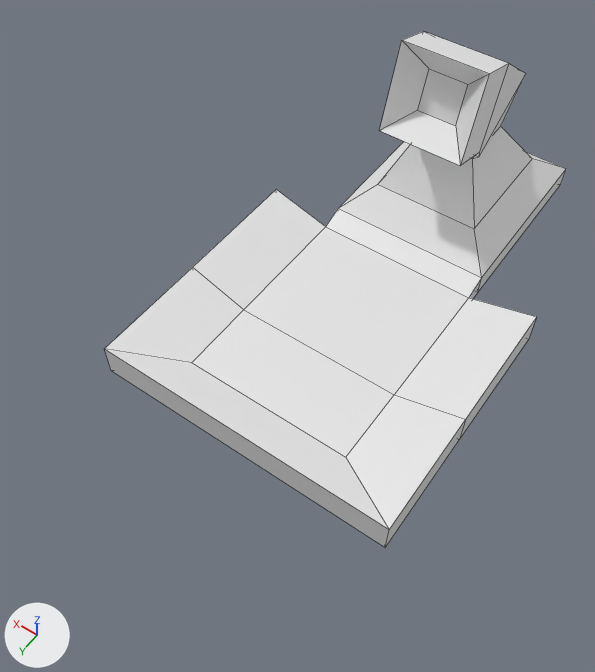
What one commit did to the Blender file U.Sola_Farm/Assets/Art/3D/3D_WIP/Well_WIP.blend.
The view is the same before and after, from a 50 mm lens placed at (-6.46, 16.82, 13.75), pointed at (0.2, 7.5, -0.89). Lighting does not change. The marker at lower left points along +X, +Y and +Z. The picture after the commit comes second. Mesh edges are drawn as thin lines.
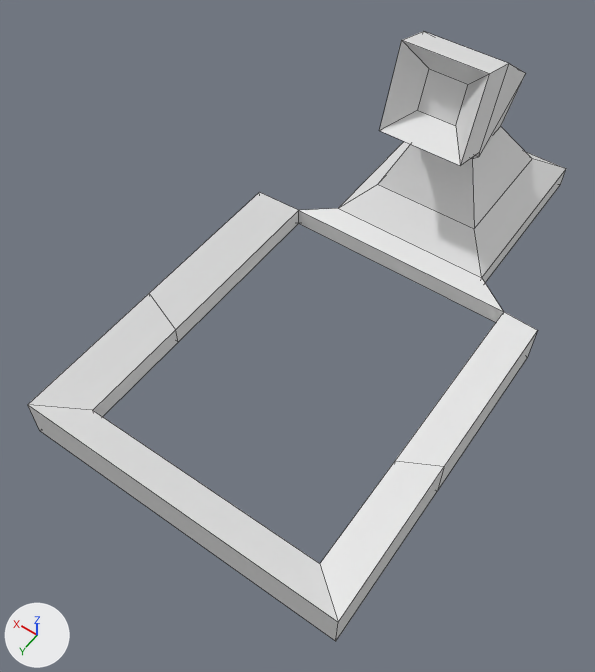
Location of each change, (x1, y1, x2, y2) in pixels of the pictures (595 x 672 px; the box of a moved part takes in the faces that stretch with it):
'Cube', reshaped (17% wider, 18% taller): before (105, 31, 566, 548); after (28, 31, 566, 641)
part 1 of me_cube, moved or reshaped: before (105, 189, 536, 548); after (28, 192, 537, 641)

What changed in the scene script:
```text
Change me_cube:
    used by ob_cube; location = (0.0, 0.0, 0.0)
    verts and faces of me_cube; kept vertices keep their numbers, new ones are numbered from 60
    before: 32 (2.15, 9.0, -2.15), 33 (-2.15, 9.0, -2.15), 34 (2.15, 9.0, -1.8) at pixel (191, 362), 35 (-2.15, 9.0, -1.8) at pixel (345, 457), 36 (2.15, 3.47, -2.15)
    before: 37 (2.15, 3.47, -1.8) at pixel (325, 226), 38 (-2.15, 3.47, -1.8) at pixel (468, 297), 39 (-2.15, 3.47, -2.15), 40 (3.84, 10.05, -2.3) at pixel (111, 370), 41 (-3.84, 10.05, -2.3) at pixel (385, 547)
    before: 42 (3.84, 10.05, -1.43) at pixel (104, 348), 43 (-3.84, 10.05, -1.43) at pixel (389, 529), 44 (3.84, 3.38, -2.3), 45 (3.84, 3.38, -1.43) at pixel (276, 189), 46 (-3.84, 3.38, -1.43) at pixel (536, 316)
    before: 47 (-3.84, 3.38, -2.3) at pixel (528, 339), 48 (2.15, 7.02, -2.15), 49 (2.15, 7.02, -1.8) at pixel (243, 309), 50 (-2.15, 7.02, -1.8) at pixel (394, 394), 51 (-2.15, 7.02, -2.15)
    before: 52 (3.84, 6.9, -2.3), 53 (3.84, 6.9, -1.43) at pixel (192, 267), 54 (-3.84, 6.9, -1.43) at pixel (465, 419), 55 (-3.84, 6.9, -2.3) at pixel (459, 439)
    remove me_cube.from_pydata(...)  # 60 vertices, 58 faces; spans x -3.84..3.84, y -2.15..10.05, z -2.3..3.59
    add me_cube.from_pydata(...)  # 60 vertices, 60 faces; spans x -4.06..4.06, y -2.15..12.18, z -2.39..3.59
    me_cube part 1
    add delete_faces([(34, 35, 50, 49), (32, 48, 51, 33), (36, 39, 51, 48), (37, 49, 50, 38)])
    add verts[32] = (3.07, 11.31, -2.24)  # moved
    add verts[33] = (-3.07, 11.31, -2.24)  # moved
    add verts[34] = (3.07, 11.31, -1.74)  # moved, pixel (92, 410)
    add verts[35] = (-3.07, 11.31, -1.74)  # moved, pixel (319, 563)
    add verts[36] = (3.07, 3.43, -2.24)  # moved, pixel (298, 223)
    add verts[37] = (3.07, 3.43, -1.74)  # moved, pixel (298, 210)
    add verts[38] = (-3.07, 3.43, -1.74)  # moved, pixel (503, 311)
    add verts[39] = (-3.07, 3.43, -2.24)  # moved
    add verts[40] = (4.06, 12.18, -2.39)  # moved, pixel (39, 430)
    add verts[41] = (-4.06, 12.18, -2.39)  # moved, pixel (335, 641)
    add verts[42] = (4.06, 12.18, -1.31)  # moved, pixel (27, 404)
    add verts[43] = (-4.06, 12.18, -1.31)  # moved, pixel (338, 622)
    add verts[44] = (4.06, 3.84, -2.39)  # moved
    add verts[45] = (4.06, 3.84, -1.31)  # moved, pixel (259, 192)
    add verts[46] = (-4.06, 3.84, -1.31)  # moved, pixel (537, 330)
    add verts[47] = (-4.06, 3.84, -2.39)  # moved, pixel (527, 357)
    add verts[48] = (3.07, 8.49, -2.24)  # moved, pixel (178, 342)
    add verts[49] = (3.07, 8.49, -1.74)  # moved, pixel (175, 329)
    add verts[50] = (-3.07, 8.49, -1.74)  # moved, pixel (395, 460)
    add verts[51] = (-3.07, 8.49, -2.24)  # moved
    add verts[52] = (4.06, 8.25, -2.39)  # moved
    add verts[53] = (4.06, 8.25, -1.31)  # moved, pixel (149, 293)
    add verts[54] = (-4.06, 8.25, -1.31)  # moved, pixel (444, 466)
    add verts[55] = (-4.06, 8.25, -2.39)  # moved, pixel (437, 491)
    add faces += [(38, 39, 51, 50), (36, 37, 49, 48), (32, 48, 49, 34), (36, 39, 38, 37), (33, 35, 50, 51), (32, 34, 35, 33)]
```
